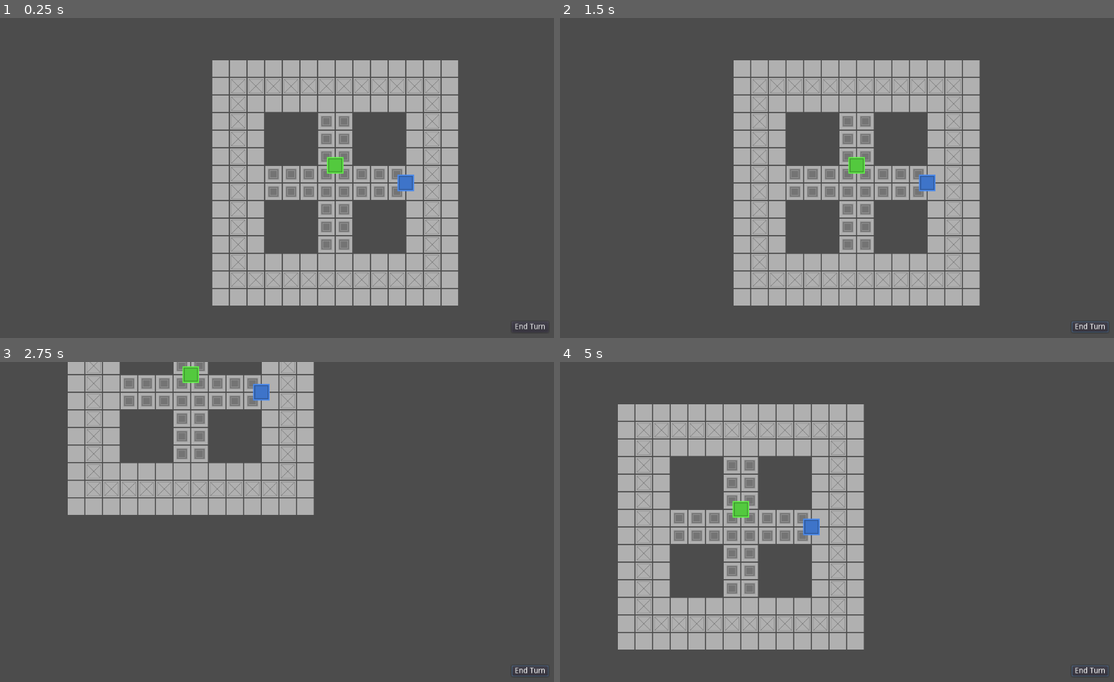
Above: before the commit, frames 1-4 (two rows, left to right).
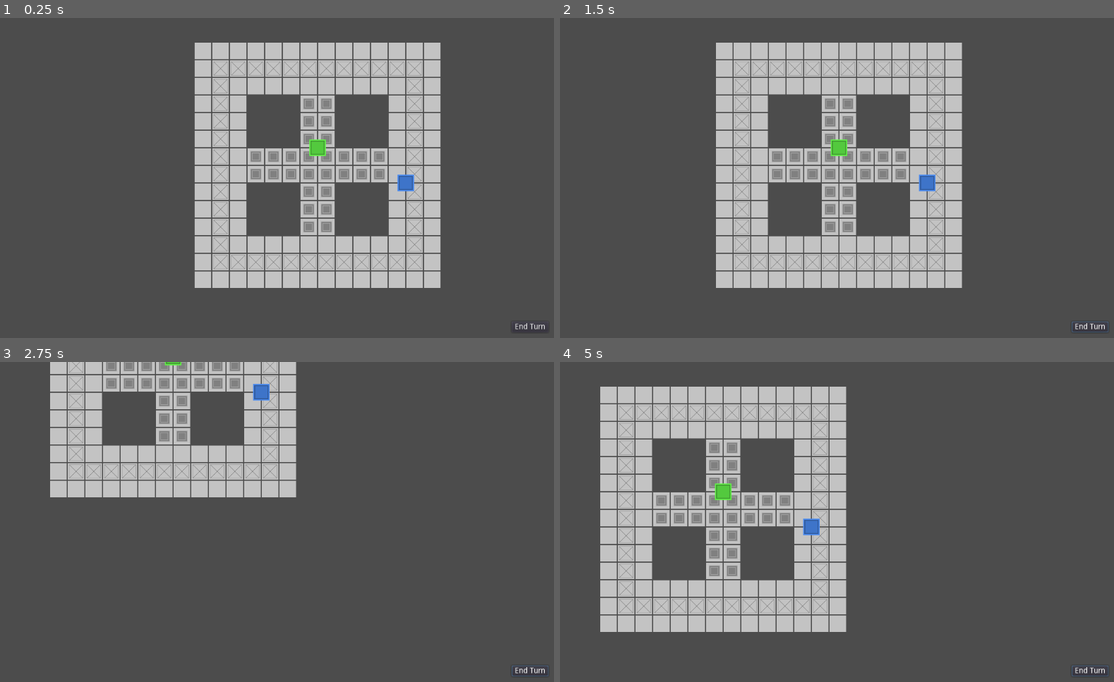
Above: after the commit, the same moments.

Repository: Henelik/HackGame
Game: Godot game, scene res://test.tscn
Same seed, same stepped clock (60 frames per second), same inputs: the game is played once before the commit and once after it.
Inputs (mouse positions are in pixels of both pictures, inside the frame that each line leads up to):
- Up to frame 1 (0.25 s): no input
- Up to frame 2 (1.5 s): click "End Turn" at 0.5 s; tap Enter at 1.25 s; move the mouse to (897, 165) at 1.27 s; hold Right (ui_right) from 1.28 s (still down); click (897, 165) at 1.42 s
- Up to frame 3 (2.75 s): move the mouse to (265, 528) at 2.02 s; release Right (ui_right) at 2.03 s; hold Down (ui_down) from 2.03 s (still down); click (265, 528) at 2.17 s
- Up to frame 4 (5 s): move the mouse to (897, 454) at 2.77 s; release Down (ui_down) at 2.78 s; hold Right (ui_right) 2.78-3.53 s; move the mouse to (814, 592) at 3.52 s; hold Up (ui_up) 3.53-4.28 s; click (814, 592) at 3.67 s; move the mouse to (1014, 576) at 4.27 s; hold Left (ui_left) from 4.28 s (still down)

The runs differ from the first frame. In frame 1, 17% of the frame differs, in the area x 35-83%, y 7-90%; in frame 2, 18%; in frame 3, 10%; in frame 4, 18%, in the area x 7-55%, y 7-90%.

Commit message:
Added aStar pathfinding

Diff:
--- a/testLevel.tscn
+++ b/Databattle/BattleMap.tscn
@@ -1,10 +1,11 @@
 [gd_scene load_steps=3 format=2]
 
 [ext_resource path="res://battle_tileset.tres" type="TileSet" id=1]
-[ext_resource path="res://Scripts/LevelTiles.gd" type="Script" id=2]
+[ext_resource path="res://Scripts/BattleMap.gd" type="Script" id=2]
 
-
-[node name="TileMap" type="TileMap"]
+[node name="BattleMap" type="TileMap"]
+modulate = Color( 0.764706, 0.764706, 0.764706, 1 )
+position = Vector2( -32, -32 )
 z_index = -1
 tile_set = ExtResource( 1 )
 cell_size = Vector2( 32, 32 )
--- a/Databattle/ProgramHead.tscn
+++ b/Databattle/ProgramHead.tscn
@@ -2,7 +2,6 @@
 
 [ext_resource path="res://Scripts/ProgramHead.gd" type="Script" id=1]
 [ext_resource path="res://testGrid.png" type="Texture" id=2]
-
 
 [sub_resource type="RectangleShape2D" id=1]
 
--- /dev/null
+++ b/Scripts/BattleMap.gd
@@ -0,0 +1,58 @@
+extends TileMap
+
+var moveMap
+
+func _ready():
+	pass
+
+func _updateMoveMap():
+	moveMap = get_used_cells()
+	for p in get_tree().get_nodes_in_group("Programs"):
+		if Vector2(p.tileX, p.tileY) in moveMap:
+			moveMap.erase(Vector2(p.tileX, p.tileY))
+		for t in p.tailSectors:
+			if Vector2(t.tileX, t.tileY) in moveMap:
+				moveMap.erase(Vector2(t.tileX, t.tileY))
+
+func findPath(a : Vector2, b : Vector2):
+	_updateMoveMap()
+	var cameFrom = {}
+	var closed = []
+	var open = [a]
+	var gScore = {a:0}
+	var fScore = {}
+	var current
+	while not open.empty():
+		current = open[0]
+		for o in open:
+			if fScore.has(o) and fScore[o] < fScore[current]:
+				current = o
+		if current == b:
+			return _reconstructPath(cameFrom, current)
+		open.erase(current)
+		closed.append(current)
+		var gScoreTemp = gScore[current]+1
+		for n in [Vector2(current.x+1, current.y), Vector2(current.x, current.y-1), Vector2(current.x-1, current.y), Vector2(current.x, current.y+1)]:
+			if not moveMap.has(n):
+				continue
+			if closed.has(n):
+				continue
+			if not open.has(n): # this is a new tile
+				open.append(n)
+			elif gScoreTemp >= gScore[n]:
+				continue
+			# this is the new best path
+			cameFrom[n] = current
+			gScore[n] = gScoreTemp
+			fScore[n] = gScoreTemp + abs(n.x-b.x) + abs(n.y-b.y)
+
+func _reconstructPath(cameFrom, current):
+	var off = Vector2(1, 1)
+	var path = [current]
+	while current in cameFrom.keys():
+		current = cameFrom[current]
+		path.push_front(current)
+	return path
+
+func getProgramAtPoint(p):
+	pass
--- a/Scripts/TailSector.gd
+++ b/Scripts/TailSector.gd
@@ -6,7 +6,3 @@
 
 func setColor(col):
 	$Sprite.modulate = col
-
-# Called every frame. 'delta' is the elapsed time since the previous frame.
-#func _process(delta):
-#	pass
--- a/Scripts/cameraController.gd
+++ b/Scripts/cameraController.gd
@@ -36,3 +36,6 @@
 func _nextTurn():
 	currentPlayer = (currentPlayer+1)%playerTypes.size()
 	print("It is now player " + str(currentPlayer) + "'s turn.")
+
+func currentPlayerType():
+	return playerTypes[currentPlayer]
--- a/Scripts/levelTiles.gd
+++ /dev/null
@@ -1,13 +0,0 @@
-extends TileMap
-
-# Declare member variables here. Examples:
-# var a = 2
-# var b = "text"
-
-# Called when the node enters the scene tree for the first time.
-func _ready():
-	pass # Replace with function body.
-
-# Called every frame. 'delta' is the elapsed time since the previous frame.
-#func _process(delta):
-#	pass
--- a/Scripts/programHead.gd
+++ b/Scripts/programHead.gd
@@ -15,7 +15,6 @@
 var selected
 var tailSectors = []
 var tailScn = load("res://Databattle/TailSector.tscn")
-var pf = AStar.new()
 
 # Called when the node enters the scene tree for the first time.
 func _ready():
@@ -38,14 +37,16 @@
 		var gizScn = load("res://Databattle/Gizmo.tscn")
 		for x in range(tileX-movesRemaining, tileX+movesRemaining+1):
 			for y in range(tileY-movesRemaining, tileY+movesRemaining+1):
-				if levelTiles.get_cell(x-1, y-1) > 0 and abs(x-tileX)+abs(y-tileY) <= movesRemaining and not (x == tileX and y == tileY):
-					moveGizmos.append(gizScn.instance())
-					moveGizmos[-1].position.x = x*32
-					moveGizmos[-1].position.y = y*32
-					moveGizmos[-1].tileX = x
-					moveGizmos[-1].tileY = y
-					moveGizmos[-1].owningNode = self
-					get_node("/root").add_child(moveGizmos[-1])
+				if abs(x-tileX)+abs(y-tileY) <= movesRemaining and not (x == tileX and y == tileY):
+					var path = get_node(levelRef).findPath(Vector2(tileX, tileY), Vector2(x, y))
+					if path != null and path.size() <= movesRemaining:
+						moveGizmos.append(gizScn.instance())
+						moveGizmos[-1].position.x = x*32
+						moveGizmos[-1].position.y = y*32
+						moveGizmos[-1].tileX = x
+						moveGizmos[-1].tileY = y
+						moveGizmos[-1].owningNode = self
+						get_node("/root").add_child(moveGizmos[-1])
 
 func _deselect():
 	get_node("../CamControl").selectedProgram = null
@@ -86,7 +87,8 @@
 	movesRemaining -= 1
 
 func gizmoCallback(x, y):
-	multiMove(x, y)
+	if get_node("../CamControl").currentPlayerType() == 0:
+		multiMove(x, y)
 
 func multiMove(x, y):
 	if x > tileX:
--- a/test.tscn
+++ b/test.tscn
@@ -1,29 +1,30 @@
 [gd_scene load_steps=4 format=2]
 
 [ext_resource path="res://Databattle/DatabattleCamera.tscn" type="PackedScene" id=1]
-[ext_resource path="res://testLevel.tscn" type="PackedScene" id=2]
-[ext_resource path="res://Databattle/ProgramHead.tscn" type="PackedScene" id=3]
+[ext_resource path="res://Databattle/ProgramHead.tscn" type="PackedScene" id=2]
+[ext_resource path="res://Databattle/BattleMap.tscn" type="PackedScene" id=3]
 
 [node name="Node2D" type="Node2D"]
 
 [node name="CamControl" parent="." instance=ExtResource( 1 )]
 
-[node name="TileMap" parent="." instance=ExtResource( 2 )]
-modulate = Color( 0.690196, 0.690196, 0.690196, 1 )
-
 [node name="ProgramHead" parent="." groups=[
 "Programs",
-] instance=ExtResource( 3 )]
-position = Vector2( 99.8298, -33.0236 )
+] instance=ExtResource( 2 )]
+position = Vector2( 62.7798, -66.2736 )
+levelRef = NodePath("../BattleMap")
 movesPerTurn = 5
 maxSize = 4
 
 [node name="ProgramHead2" parent="." groups=[
 "Programs",
-] instance=ExtResource( 3 )]
+] instance=ExtResource( 2 )]
 position = Vector2( 227.83, -0.0235291 )
+levelRef = NodePath("../BattleMap")
 movesPerTurn = 2
 maxSize = 3
 progName = "Hack"
 col = Color( 0.290196, 0.541176, 0.933333, 1 )
 owningPlayerId = 1
+
+[node name="BattleMap" parent="." instance=ExtResource( 3 )]
